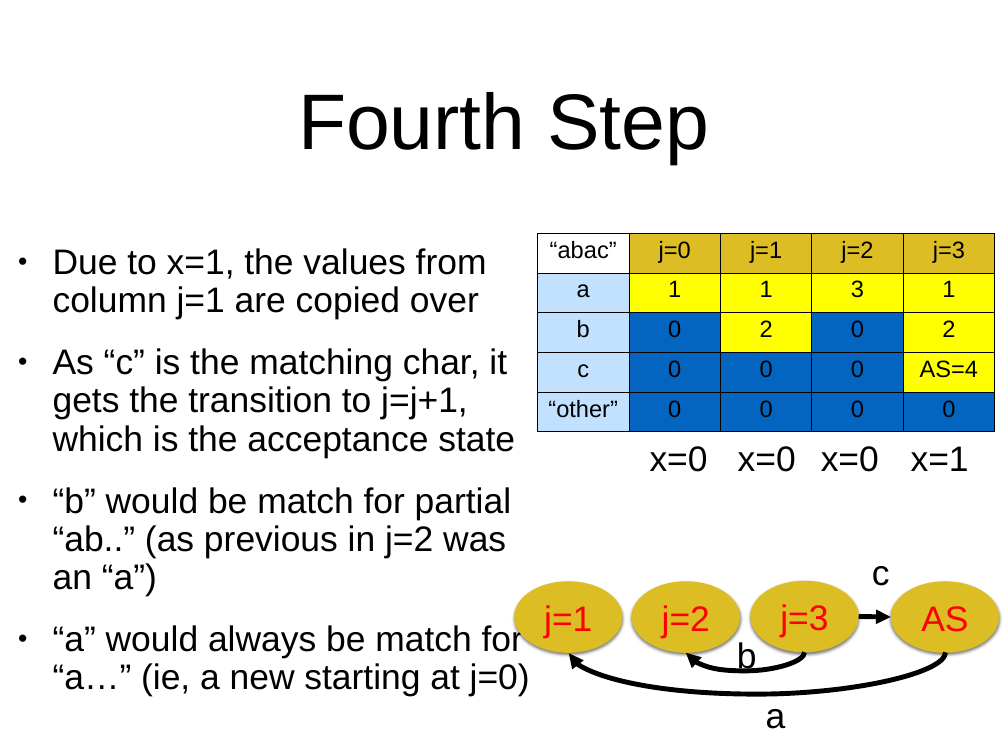
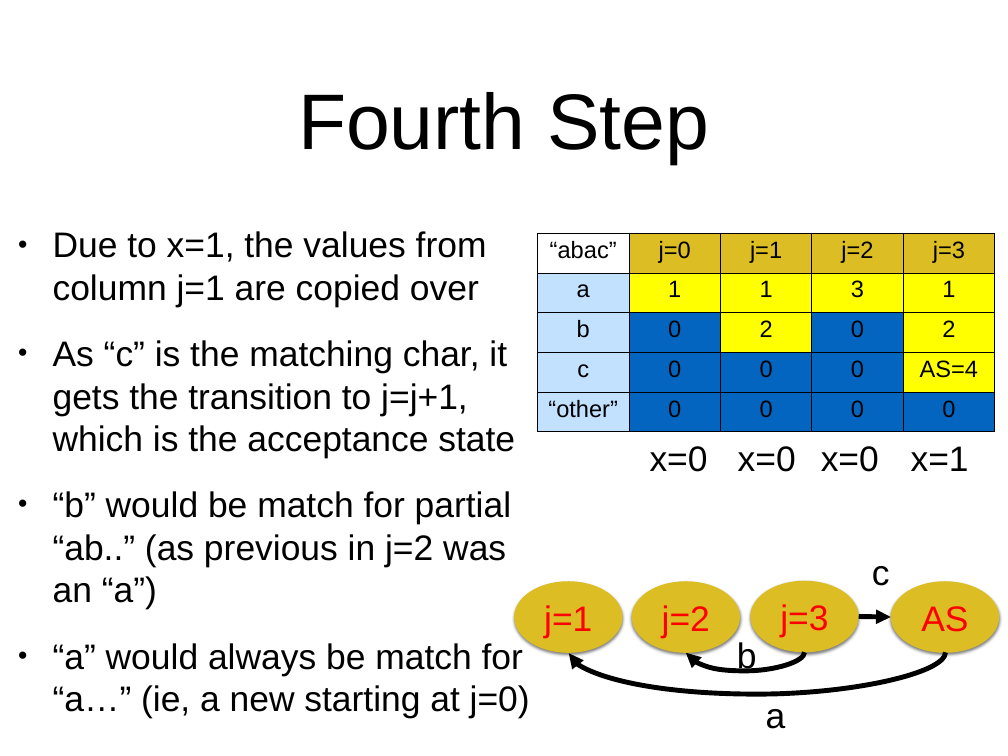
Before and after one commit to arcuri82/algorithms, a slide deck: slide 19 of docs/slides/09/09_regex.pptx. Drawn at 1008x756 pixels with LibreOffice and Linux fonts; fonts in the diff are those of the drawing. Boxes give left, top, right and bottom in pixels: in the first picture for what was removed or moved away, otherwise in the second. Text is boxed around its words. In the diff, an @@ line names an element or a change of style, - is before the commit and + after.

```diff
--- a/docs/slides/09/09_regex.pptx
+++ b/docs/slides/09/09_regex.pptx
@@ text "Due to x=1, the values ..." at (53, 231, 530, 719): line spacing 0.9 to 1 @@
```
Also in this commit, not shown: 5 other slides changed, 22 other files.
